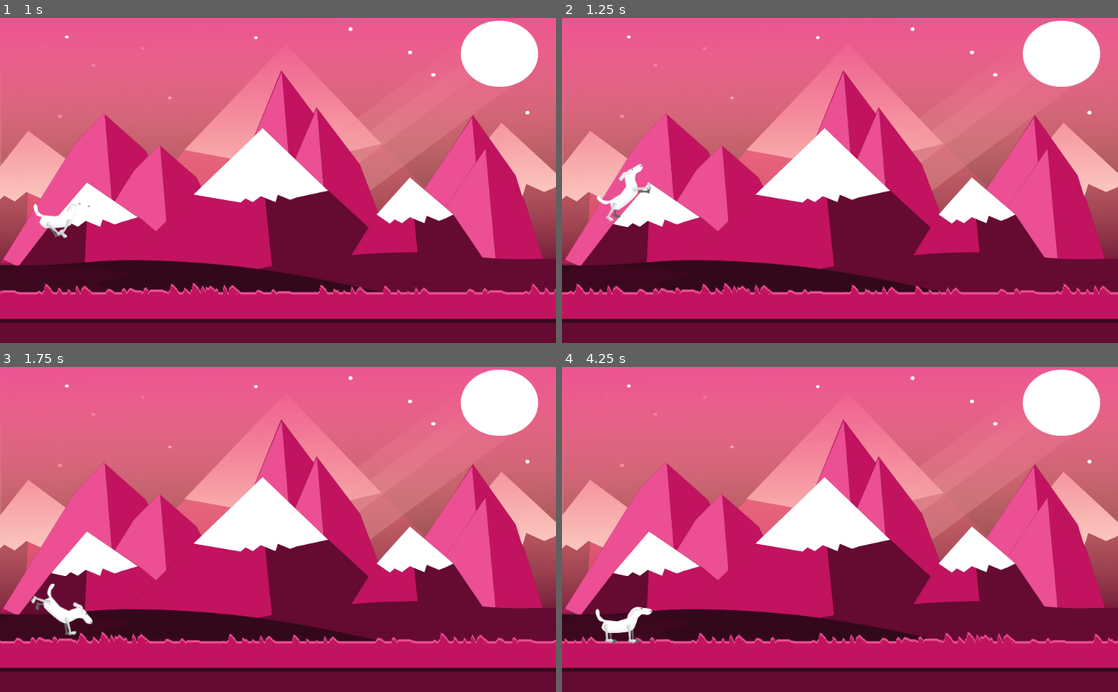
Above: before the commit, frames 1-4 (two rows, left to right).
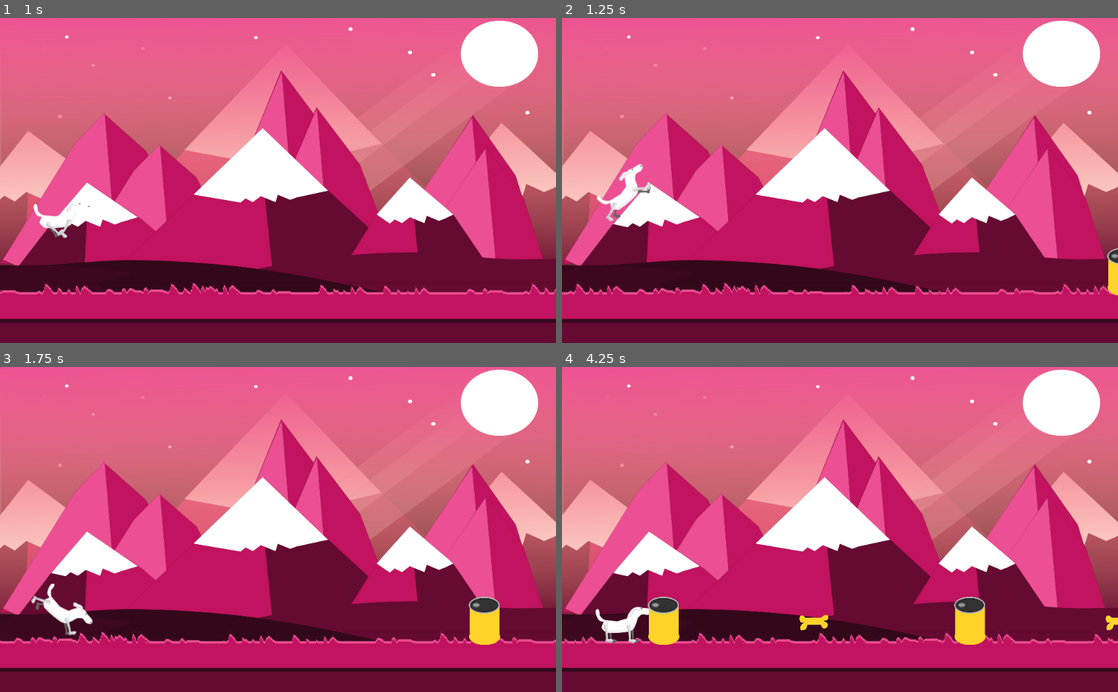
Above: after the commit, the same moments.

Repository: Sobihan/Runner
Game: Godot game, scene res://Scenes/Game.tscn
Same seed, same stepped clock (60 frames per second), same inputs: the game is played once before the commit and once after it.
Inputs:
- Up to frame 1 (1 s): tap Space (Jump) at 0.77 s
- Up to frame 2 (1.25 s): no input
- Up to frame 3 (1.75 s): tap Space (Jump) at 1.52 s
- Up to frame 4 (4.25 s): tap Space (Jump) at 3.02, 3.77 s

Frame 1 is identical in both runs. In frame 2, 0.2% of the frame differs, in the area x 98-100%, y 70-86%; in frame 3, 0.8%; in frame 4, 1.8%, in the area x 15-100%, y 70-86%.
Error before the commit: Invalid call. Nonexistent function 'randl_range' in base 'RandomNumberGenerator'. (res://Scripts/Spawner.gd:11)

Commit message:
[Added] Movement of itemps

Diff:
--- a/Scenes/Game.tscn
+++ b/Scenes/Game.tscn
@@ -18,5 +18,5 @@
 position = Vector2( 114, 476 )
 
 [node name="Spawner" parent="." instance=ExtResource( 4 )]
-position = Vector2( 1123, 459 )
+position = Vector2( 1098, 471 )
 scenes = [ ExtResource( 6 ), ExtResource( 5 ) ]
--- a/Scenes/Items/Bone.tscn
+++ b/Scenes/Items/Bone.tscn
@@ -1,6 +1,13 @@
-[gd_scene load_steps=2 format=2]
+[gd_scene load_steps=3 format=2]
 
 [ext_resource path="res://Scripts/Bone.gd" type="Script" id=1]
+[ext_resource path="res://Assets/Sprites/Items/bone.png" type="Texture" id=2]
 
 [node name="Bone" type="Node2D"]
 script = ExtResource( 1 )
+scrollSpeed = 4.7
+
+[node name="Sprite" type="Sprite" parent="."]
+position = Vector2( 0.500001, 1 )
+scale = Vector2( 0.131841, 0.181818 )
+texture = ExtResource( 2 )
--- a/Scenes/Obstacles/Barrel.tscn
+++ b/Scenes/Obstacles/Barrel.tscn
@@ -1,6 +1,13 @@
-[gd_scene load_steps=2 format=2]
+[gd_scene load_steps=3 format=2]
 
 [ext_resource path="res://Scripts/Barrel.gd" type="Script" id=1]
+[ext_resource path="res://Assets/Sprites/Obstacles/barrel.png" type="Texture" id=2]
 
 [node name="Barrel" type="Node2D"]
 script = ExtResource( 1 )
+scrollSpeed = 4.7
+
+[node name="Sprite" type="Sprite" parent="."]
+position = Vector2( 5.66112, -2.2797 )
+scale = Vector2( 0.203905, 0.249233 )
+texture = ExtResource( 2 )
--- a/Scripts/Barrel.gd
+++ b/Scripts/Barrel.gd
@@ -1,16 +1,4 @@
-extends Node2D
+extends "ScrollMovement.gd"
 
-
-# Declare member variables here. Examples:
-# var a = 2
-# var b = "text"
-
-
-# Called when the node enters the scene tree for the first time.
-func _ready():
-	pass # Replace with function body.
-
-
-# Called every frame. 'delta' is the elapsed time since the previous frame.
-#func _process(delta):
-#	pass
+func _physics_process(delta):
+	move()
--- a/Scripts/Bone.gd
+++ b/Scripts/Bone.gd
@@ -1,16 +1,4 @@
-extends Node2D
+extends "ScrollMovement.gd"
 
-
-# Declare member variables here. Examples:
-# var a = 2
-# var b = "text"
-
-
-# Called when the node enters the scene tree for the first time.
-func _ready():
-	pass # Replace with function body.
-
-
-# Called every frame. 'delta' is the elapsed time since the previous frame.
-#func _process(delta):
-#	pass
+func _physics_process(delta):
+	move()
--- /dev/null
+++ b/Scripts/ScrollMovement.gd
@@ -0,0 +1,6 @@
+extends Node2D
+
+export var scrollSpeed = 6.3
+
+func move():
+	self.position.x -= scrollSpeed
--- a/Scripts/Spawner.gd
+++ b/Scripts/Spawner.gd
@@ -8,6 +8,6 @@
 
 func _on_Timer_timeout():
 	randomScene.randomize()
-	SceneIndex = randomScene.randl_range(0, scenes.size() - 1)
+	SceneIndex = randomScene.randi_range(0, scenes.size() - 1)
 	var tmp = scenes[SceneIndex].instance()
 	add_child_below_node(self, tmp)
